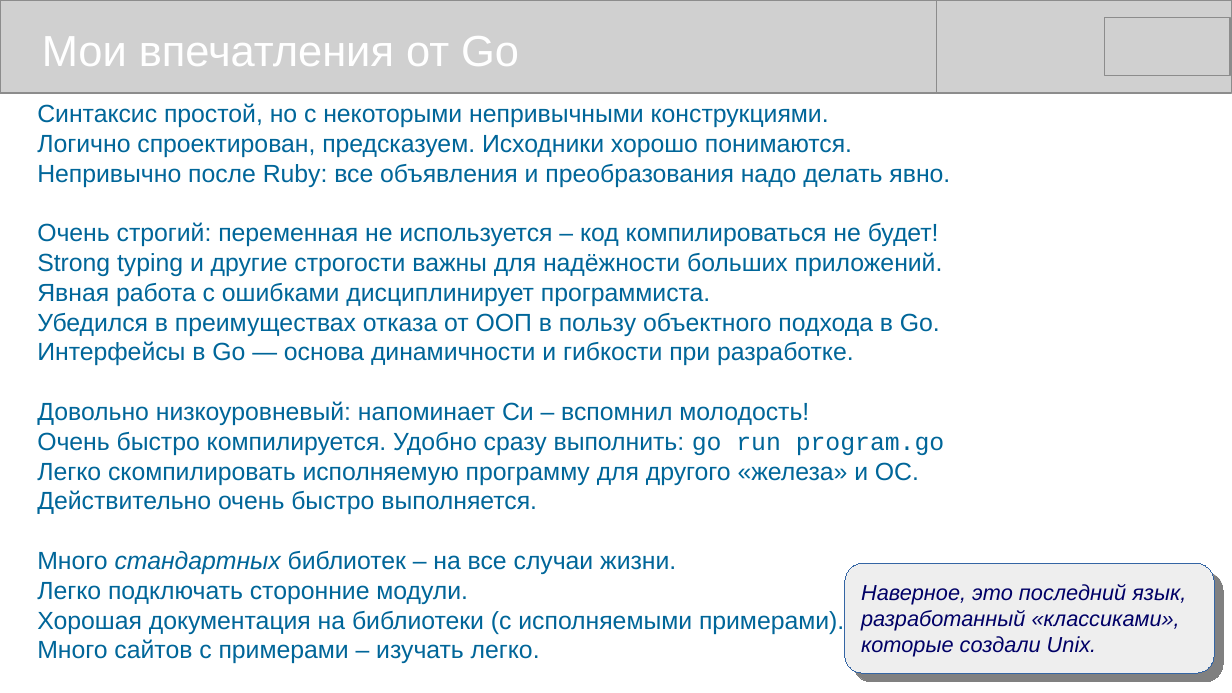
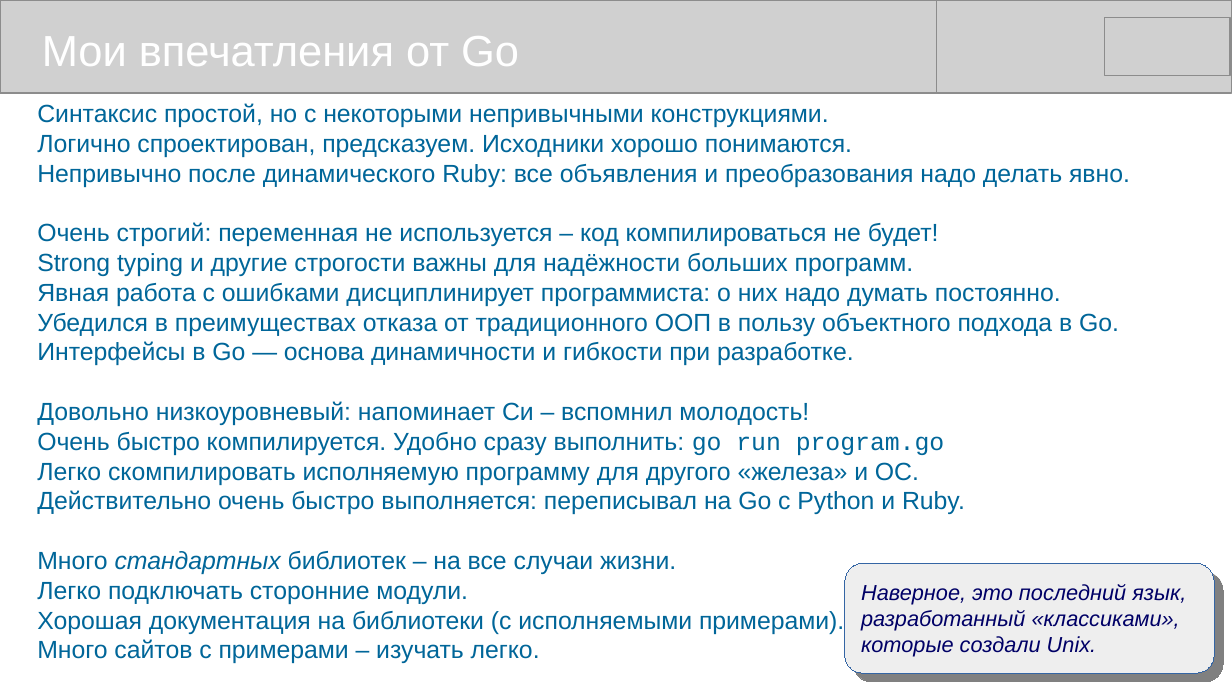
Before and after one commit to mike-shock/Go_language, a slide deck: slide 51 of Go_Review.odp (slide 52 before the commit). Drawn at 1232x693 pixels with LibreOffice and Linux fonts; fonts in the diff are those of the drawing; grey boxes stand for pictures. Boxes give left, top, right and bottom in pixels: in the first picture for what was removed or moved away, otherwise in the second. Text is boxed around its words. In the diff, an @@ line names an element or a change of style, - is before the commit and + after.

```diff
--- a/Go_Review.odp
+++ b/Go_Review.odp
@@ text at (37, 164, 1130, 187): text changed @@
-Непривычно после Ruby: все объявления и преобразования надо делать явно.
+Непривычно после динамического Ruby: все объявления и преобразования надо делать явно.
@@ text at (37, 253, 1119, 336): text changed @@
-Strong typing и другие строгости важны для надёжности больших приложений.
-Явная работа с ошибками дисциплинирует программиста.
-Убедился в преимуществах отказа от ООП в пользу объектного подхода в Go.
+Strong typing и другие строгости важны для надёжности больших программ.
+Явная работа с ошибками дисциплинирует программиста: о них надо думать постоянно.
+Убедился в преимуществах отказа от традиционного ООП в пользу объектного подхода в Go.
@@ text at (37, 490, 965, 514): text changed @@
-Действительно очень быстро выполняется.
+Действительно очень быстро выполняется: переписывал на Go c Python и Ruby.
```
Also in this commit, not shown: 16 other slides changed, 1 slide removed.
